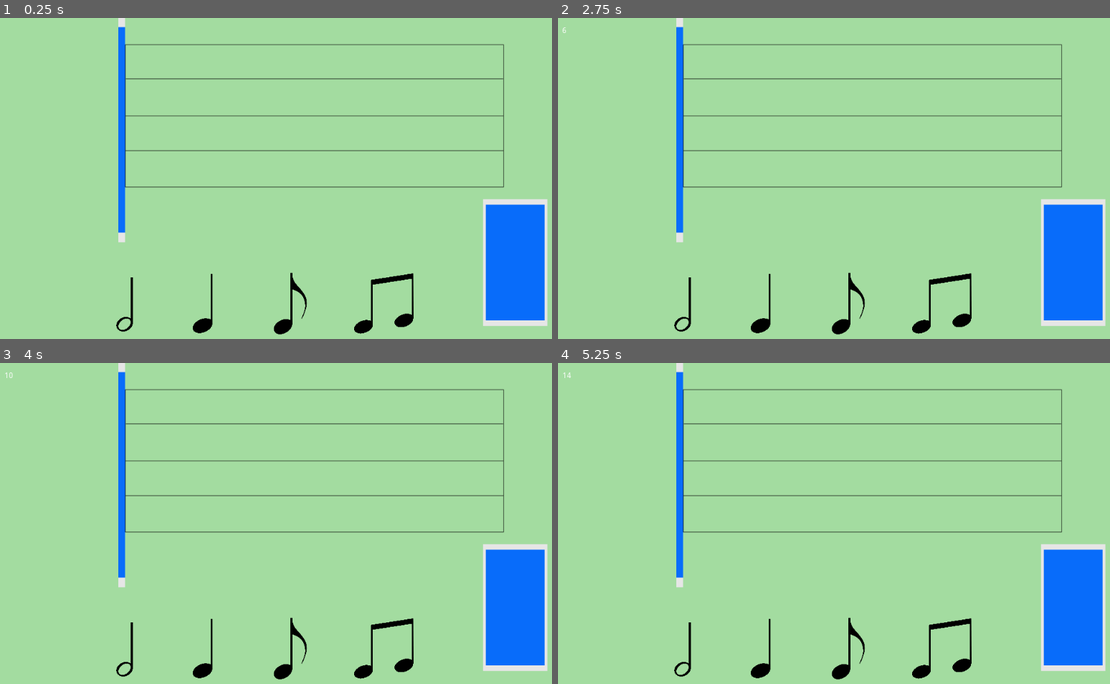
Above: before the commit, frames 1-4 (two rows, left to right).
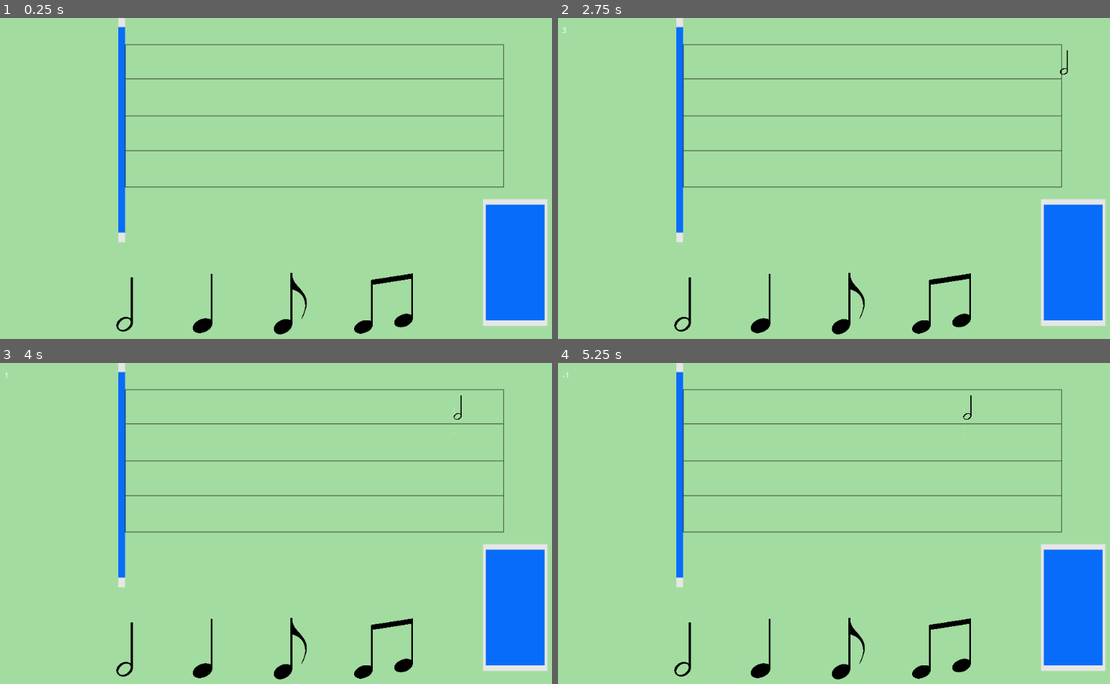
Above: after the commit, the same moments.

Repository: valenfernandez/Ing-videojuegos2021
Game: Godot game, scene res://scenes/Ritmico.tscn
Two runs of this game, one before a commit and one after it. Both use one fixed random seed, a clock stepped at 60 frames per second and the inputs below. Sound files missing from this copy of the repository are replaced by a short silence.
Inputs (mouse positions are in pixels of both pictures, inside the frame that each line leads up to):
- Up to frame 1 (0.25 s): no input
- Up to frame 2 (2.75 s): click (684, 303) at 0.5 s; click (762, 303) at 1.25 s; click (944, 303) at 2 s
- Up to frame 3 (4 s): click (292, 648) at 2.75 s; click (126, 648) at 3.5 s
- Up to frame 4 (5.25 s): click (762, 648) at 4.25 s; click (944, 648) at 5 s

The runs differ from the first frame. In frame 1, less than 0.1% of the frame differs, in the area x 64-75%, y 79-99%; in frame 2, 0.1%; in frame 3, 0.1%; in frame 4, 0.1%, in the area x 0-75%, y 2-99%.
Error before the commit: Invalid call. Nonexistent function 'destroy' in base 'Area2D'. (res://scripts/Ritmico.gd:159)
Error after the commit: Invalid call. Nonexistent function 'destroy' in base 'Nil'. (res://scripts/Ritmico.gd:155)

Commit message:
Botones funcionando y notas aparecen bien

Diff:
--- a/producto/Divertango-v1/scenes/Conductor.tscn
+++ b/producto/Divertango-v1/scenes/Conductor.tscn
@@ -1,10 +1,11 @@
 [gd_scene load_steps=3 format=2]
 
 [ext_resource path="res://Scripts/Conductor.gd" type="Script" id=1]
-[ext_resource path="res://music/Libertango.mp3" type="AudioStream" id=2]
+[ext_resource path="res://assets/music/Libertango.mp3" type="AudioStream" id=2]
 
 [node name="Conductor" type="AudioStreamPlayer"]
 stream = ExtResource( 2 )
+volume_db = -67.053
 script = ExtResource( 1 )
 
 [node name="StartTimer" type="Timer" parent="."]
--- a/producto/Divertango-v1/scenes/Notas_Musicales.tscn
+++ b/producto/Divertango-v1/scenes/Notas_Musicales.tscn
@@ -15,22 +15,24 @@
 } ]
 
 [sub_resource type="RectangleShape2D" id=2]
-extents = Vector2( 13.0035, 38.9842 )
+extents = Vector2( 22.2694, 32.2935 )
 
 [node name="Area2D" type="Area2D"]
 script = ExtResource( 5 )
 
 [node name="AnimatedSprite" type="AnimatedSprite" parent="."]
-position = Vector2( -7.08836, -1.05449 )
-scale = Vector2( 0.10463, 0.0863505 )
+position = Vector2( 5.69424, -0.909643 )
+scale = Vector2( 0.0545064, 0.053582 )
 frames = SubResource( 1 )
 
 [node name="CPUParticles2D" type="CPUParticles2D" parent="."]
 
 [node name="CollisionShape2D" type="CollisionShape2D" parent="."]
+position = Vector2( 9.1306, -1.88775 )
 shape = SubResource( 2 )
 
 [node name="Node2D" type="Node2D" parent="."]
+position = Vector2( -1.05946, 0 )
 
 [node name="Label" type="Label" parent="Node2D"]
 margin_right = 40.0
@@ -41,3 +43,5 @@
 
 [node name="Timer" type="Timer" parent="."]
 wait_time = 0.3
+
+[connection signal="timeout" from="Timer" to="." method="_on_Timer_timeout"]
--- a/producto/Divertango-v1/scenes/Ritmico.tscn
+++ b/producto/Divertango-v1/scenes/Ritmico.tscn
@@ -193,3 +193,5 @@
 [connection signal="pressed" from="negra" to="." method="_on_negra_pressed"]
 [connection signal="pressed" from="semicorchea" to="." method="_on_semicorchea_pressed"]
 [connection signal="pressed" from="corchea" to="." method="_on_corchea_pressed"]
+[connection signal="beat" from="Conductor" to="." method="_on_Conductor_beat"]
+[connection signal="measure" from="Conductor" to="." method="_on_Conductor_measure"]
--- a/producto/Divertango-v1/scripts/Notas_Musicales.gd
+++ b/producto/Divertango-v1/scripts/Notas_Musicales.gd
@@ -6,10 +6,10 @@
 const SPAWN_X = 920
 const DIST_TO_TARGET = SPAWN_X - TARGET_X
 
-const FIRST_LANE_SPAWN = Vector2(SPAWN_X, 120) #ver si estos valores de x e y estan en los carrilles
-const SECOND_LANE_SPAWN = Vector2(SPAWN_X, 160)
+const FIRST_LANE_SPAWN = Vector2(SPAWN_X, 80) #ver si estos valores de x e y estan en los carrilles
+const SECOND_LANE_SPAWN = Vector2(SPAWN_X, 144)
 const THIRD_LANE_SPAWN = Vector2(SPAWN_X, 200)
-const FORTH_LANE_SPAWN = Vector2(SPAWN_X, 240)
+const FORTH_LANE_SPAWN = Vector2(SPAWN_X, 270)
 
 var speed = 0
 var hit = false
@@ -29,7 +29,6 @@
 		position.x -= speed * delta
 		if position.x < 200:
 			queue_free()
-			get_parent().reset_combo()
 	else:
 		$Node2D.position.x -= speed * delta
 
@@ -51,7 +50,7 @@
 		printerr("Invalid lane set for note: " + str(lane))
 		return
 
-	speed = DIST_TO_TARGET / 2.0
+	speed = DIST_TO_TARGET / 10.0
 
 
 func destroy(score):
--- a/producto/Divertango-v1/scripts/Ritmico.gd
+++ b/producto/Divertango-v1/scripts/Ritmico.gd
@@ -13,7 +13,7 @@
 var okay = 0
 var missed = 0
 
-var bpm = 159
+var bpm = 100
 
 var song_position = 0.0
 var song_position_in_beats = 0
@@ -34,12 +34,6 @@
 func _ready():
 	randomize()
 	$Conductor.play_with_beat_offset(8)
-
-
-func _input(event):
-	if event.is_action("escape"):
-		if get_tree().change_scene("res://scenes/Menu.tscn") != OK:
-			print ("Error cambiando escena a Menu")
 
 
 func _on_Conductor_measure(position):
@@ -57,47 +51,47 @@
 	if song_position_in_beats > 36:
 		spawn_1_beat = 1
 		spawn_2_beat = 1
-		spawn_3_beat = 1
-		spawn_4_beat = 1
+		spawn_3_beat = 0
+		spawn_4_beat = 0
 	if song_position_in_beats > 98:
-		spawn_1_beat = 2
+		spawn_1_beat = 1
 		spawn_2_beat = 0
 		spawn_3_beat = 1
 		spawn_4_beat = 0
 	if song_position_in_beats > 132:
 		spawn_1_beat = 0
-		spawn_2_beat = 2
-		spawn_3_beat = 0
-		spawn_4_beat = 2
+		spawn_2_beat = 1
+		spawn_3_beat = 0
+		spawn_4_beat = 1
 	if song_position_in_beats > 162:
-		spawn_1_beat = 2
-		spawn_2_beat = 2
+		spawn_1_beat = 0
+		spawn_2_beat = 0
 		spawn_3_beat = 1
 		spawn_4_beat = 1
 	if song_position_in_beats > 194:
-		spawn_1_beat = 2
-		spawn_2_beat = 2
+		spawn_1_beat = 0
+		spawn_2_beat = 0
 		spawn_3_beat = 1
 		spawn_4_beat = 2
 	if song_position_in_beats > 228:
 		spawn_1_beat = 0
-		spawn_2_beat = 2
-		spawn_3_beat = 1
-		spawn_4_beat = 2
+		spawn_2_beat = 0
+		spawn_3_beat = 1
+		spawn_4_beat = 1
 	if song_position_in_beats > 258:
 		spawn_1_beat = 1
-		spawn_2_beat = 2
-		spawn_3_beat = 1
-		spawn_4_beat = 2
+		spawn_2_beat = 0
+		spawn_3_beat = 1
+		spawn_4_beat = 0
 	if song_position_in_beats > 288:
 		spawn_1_beat = 0
-		spawn_2_beat = 2
-		spawn_3_beat = 0
-		spawn_4_beat = 2
+		spawn_2_beat = 1
+		spawn_3_beat = 0
+		spawn_4_beat = 1
 	if song_position_in_beats > 322:
-		spawn_1_beat = 3
-		spawn_2_beat = 2
-		spawn_3_beat = 2
+		spawn_1_beat = 0
+		spawn_2_beat = 0
+		spawn_3_beat = 1
 		spawn_4_beat = 1
 	if song_position_in_beats > 388:
 		spawn_1_beat = 1
@@ -130,6 +124,7 @@
 		instance = note.instance()
 		instance.initialize(lane)
 		add_child(instance)
+		current_note = instance
 	if to_spawn > 1:
 		while rand == lane:
 			rand = randi() % 4
@@ -139,6 +134,7 @@
 		add_child(instance)
 
 
+
 func _on_blanca_pressed():
 	check_player_action("blanca")
 
@@ -152,15 +148,26 @@
 	check_player_action("corchea")
 
 
-func check_player_action(boton):
+func check_player_action(button):
 #cuando se apreta un boton chequea si hay colision y dependiendo de que colision hay da puntos (llama a increment score)
-	if current_note != null : # && boton == area entrada
+	if correct_button(button) :
 		increment_score(area_points)
-		current_note.destroy(area_points)
+		current_note.destroy(area_points) # ver esto
 		_reset()
 	else:
 		increment_score(-1) #por ahi se puede añadir un aviso (cartel o label de "le erraste")
 
+func correct_button(button):
+	var correct = false
+	if(button == "blanca" && area_blancas == true):
+		correct = true
+	elif(button == "negra" && area_negras == true):
+		correct = true
+	elif(button == "semi" && area_semi == true):
+		correct = true
+	elif(button == "corchea" && area_corchea == true):
+		correct = true
+	return correct
 
 func _reset():
 	area_blancas = false
@@ -186,77 +193,64 @@
 
 func area_exited(area): # la nota paso y no se apreto ningun boton.
 	increment_score(-2)
-	current_note = area
-	current_note.destroy(-1)
+	area.destroy(-1)
 
 
 func _on_AreaBlancaPerfect_area_entered(area): #esa area que viene de parametro es el area que colisiona
 	area_blancas = true
-	current_note = area
 	area_points = 3
 
 
 func _on_AreaBlancaGood_area_entered(area):
 	area_blancas = true
-	current_note = area
 	area_points = 2
 
 
 func _on_AreaBlancaOK_area_entered(area):
 	area_blancas = true
-	current_note = area
 	area_points = 1
 
 
 func _on_AreaNegraPerfect_area_entered(area):
 	area_negras = true
-	current_note = area
 	area_points = 3
 
 
 func _on_AreaNegraGood_area_entered(area):
 	area_negras = true
-	current_note = area
 	area_points = 2
 
 
 func _on_AreaNegraOK_area_entered(area):
 	area_negras = true
-	current_note = area
 	area_points = 1
 
 
 func _on_AreaCorcheaPerfect_area_entered(area):
 	area_corchea = true
-	current_note = area
 	area_points = 3
 
 
 func _on_AreaCorcheaGood_area_entered(area):
 	area_corchea = true
-	current_note = area
 	area_points = 2
 
 
 func _on_AreaCorcheaOK_area_entered(area):
 	area_corchea = true
-	current_note = area
 	area_points = 1
 
 
 func _on_AreaSemiCorcheaPerfect2_area_entered(area):
 	area_semi = true
-	current_note = area
 	area_points = 3
 
 
 func _on_AreaSemiCorcheaGood2_area_entered(area):
 	area_semi = true
-	current_note = area
 	area_points = 2
 
 
 func _on_AreaSemiCorcheaOK_area_entered(area):
 	area_semi = true
-	current_note = area
-	area_points = 1
+	area_points = 1
Binary file changed: producto/Divertango-v1/assets/img/semicorchea-1.png
Not shown, added: producto/Divertango-v1/assets/music/Adios Nonino.mp3.import
Not shown, added: producto/Divertango-v1/assets/music/Libertango.mp3.import
Not shown, added: producto/Divertango-v1/assets/music/Verano Porteño.mp3.import
Not shown, removed: producto/Divertango-v1/music/Adios Nonino.mp3.import
Not shown, removed: producto/Divertango-v1/music/Libertango.mp3.import
Not shown, removed: producto/Divertango-v1/music/Verano Porteño.mp3.import
Not shown, added: producto/Divertango-v1/assets/music/Adios Nonino.mp3
Not shown, added: producto/Divertango-v1/assets/music/Libertango.mp3
Not shown, added: producto/Divertango-v1/assets/music/Verano Porteño.mp3
Not shown, changed: producto/Divertango-v1/music/Adios Nonino.mp3
Not shown, removed: producto/Divertango-v1/music/Libertango.mp3
(and 1 more such lines)
